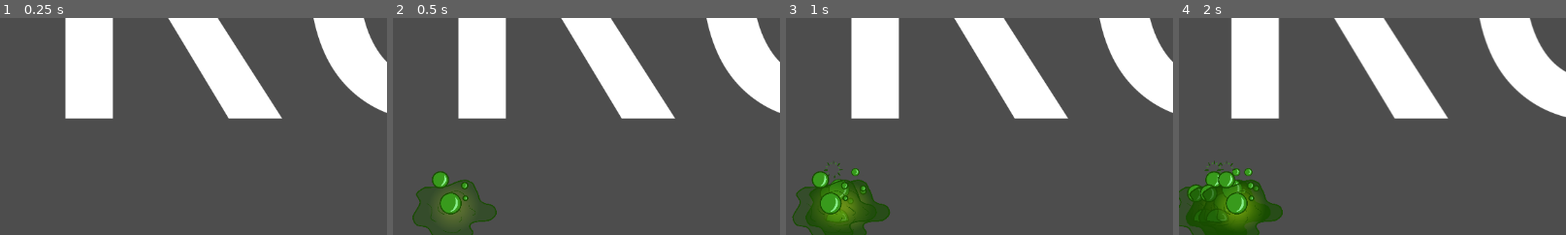
Above: before the commit, frames 1-4 (left to right).
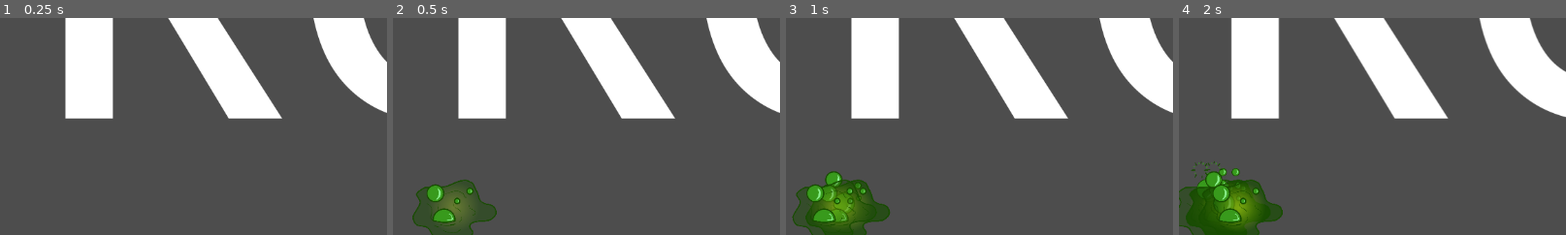
Above: after the commit, the same moments.

Repository: Lobbsterwaffles/Brocci
Game: Godot game, scene res://rootly.tscn
Two runs of this game, one before a commit and one after it. Both use one fixed random seed, a clock stepped at 60 frames per second and the inputs below.
Inputs:
- Up to frame 1 (0.25 s): no input
- Up to frame 2 (0.5 s): no input
- Up to frame 3 (1 s): tap A (a) at 0.6 s; tap D (d) at 0.8 s
- Up to frame 4 (2 s): tap D (d) at 1.35 s; tap E (e) at 1.55 s
The pictures show only the part of the screen within x 42-92%, y 6-56%; the shares and areas given below are measured in that part.

Frame 1 is identical in both runs. In frame 2, 1.4% of the frame differs, in the area x 8-21%, y 70-97%; in frame 3, 1.6%; in frame 4, 1.7%, in the area x 2-21%, y 66-96%.

Commit message:
poisonframes

Diff:
--- a/poison.tscn
+++ b/poison.tscn
@@ -11,13 +11,13 @@
 [sub_resource type="SpriteFrames" id="SpriteFrames_k83p6"]
 animations = [{
 "frames": [{
-"duration": 1.0,
+"duration": 2.0,
 "texture": ExtResource("2_pjqmx")
 }, {
-"duration": 1.0,
+"duration": 2.0,
 "texture": ExtResource("3_s7g7s")
 }, {
-"duration": 1.0,
+"duration": 2.0,
 "texture": ExtResource("4_txvim")
 }],
 "loop": true,
@@ -36,4 +36,5 @@
 position = Vector2(-9.094947e-13, -15.999999)
 scale = Vector2(0.3125, 0.3125)
 sprite_frames = SubResource("SpriteFrames_k83p6")
-frame_progress = 0.080891825
+frame = 2
+frame_progress = 0.6653336
Not shown: 1 places in poison.tscn that only renumber resources
